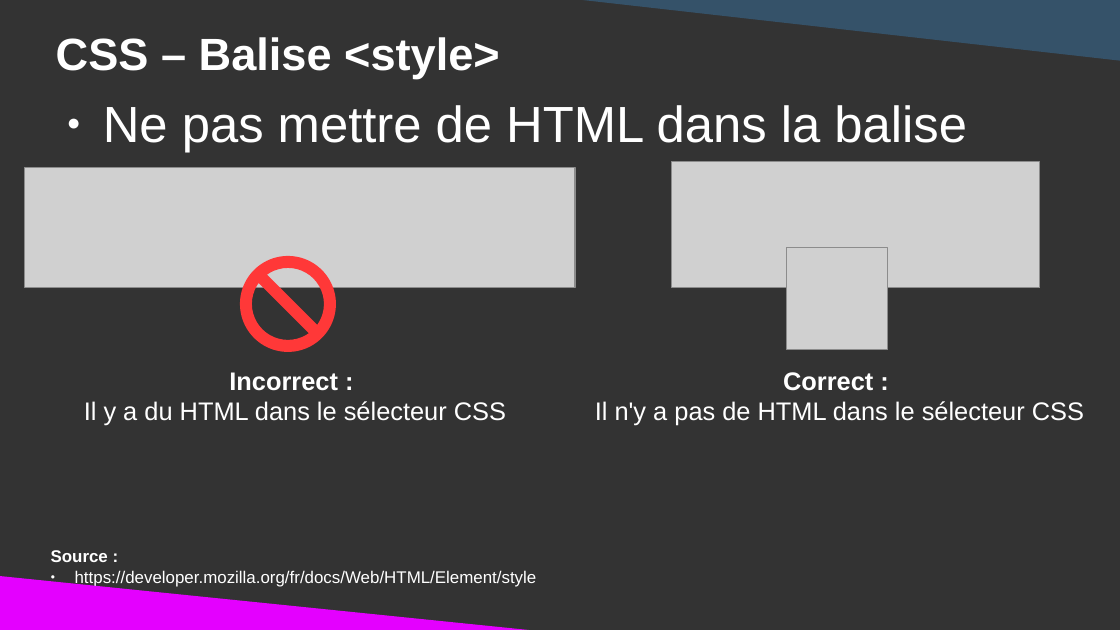
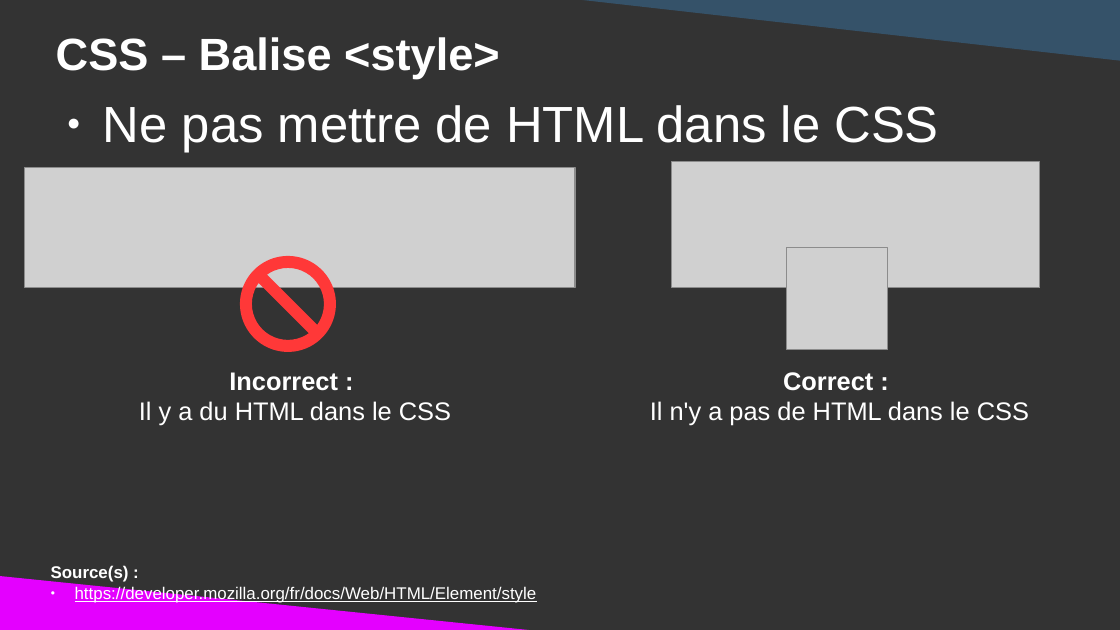
Before and after one commit to DanYellow/cours, a slide deck: slide 22 of integration-web-s1/travaux-pratiques/numero-3/presentation.odp (slide 21 before the commit). Drawn at 1120x630 pixels with LibreOffice and Linux fonts; fonts in the diff are those of the drawing; grey boxes stand for pictures. Boxes give left, top, right and bottom in pixels: in the first picture for what was removed or moved away, otherwise in the second. Text is boxed around its words. In the diff, an @@ line names an element or a change of style, - is before the commit and + after.

```diff
--- a/integration-web-s1/travaux-pratiques/numero-3/presentation.odp
+++ b/integration-web-s1/travaux-pratiques/numero-3/presentation.odp
@@ text at (x1=103, y1=105, x2=938, y2=153): text changed @@
-● Ne pas mettre de HTML dans la balise
+● Ne pas mettre de HTML dans le CSS
@@ text at (x1=139, y1=401, x2=451, y2=426): text changed @@
-Il y a du HTML dans le sélecteur CSS
+Il y a du HTML dans le CSS
@@ text at (x1=650, y1=401, x2=1029, y2=426): text changed @@
-Il n'y a pas de HTML dans le sélecteur CSS
+Il n'y a pas de HTML dans le CSS
@@ text "Source(s) :" moved from (x1=51, y1=550, x2=537, y2=587) to (x1=51, y1=565, x2=537, y2=603) @@
@@ text at (x1=51, y1=565, x2=129, y2=583): text changed @@
-Source :
+Source(s) :
@@ text at (x1=75, y1=585, x2=537, y2=603): underline on in "https://developer.mozilla.org/fr/docs/Web/HTML/Element/style" @@
```
Also in this commit, not shown: 48 other slides changed, 1 slide added, 1 slide removed, 3 other files.
